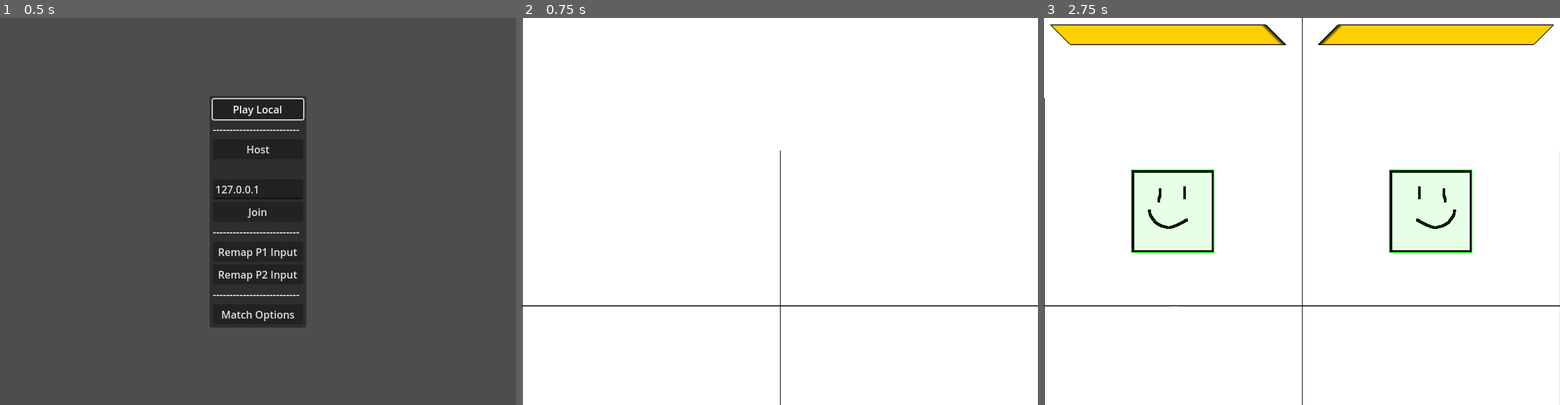
Above: before the commit, frames 1-3 (left to right).
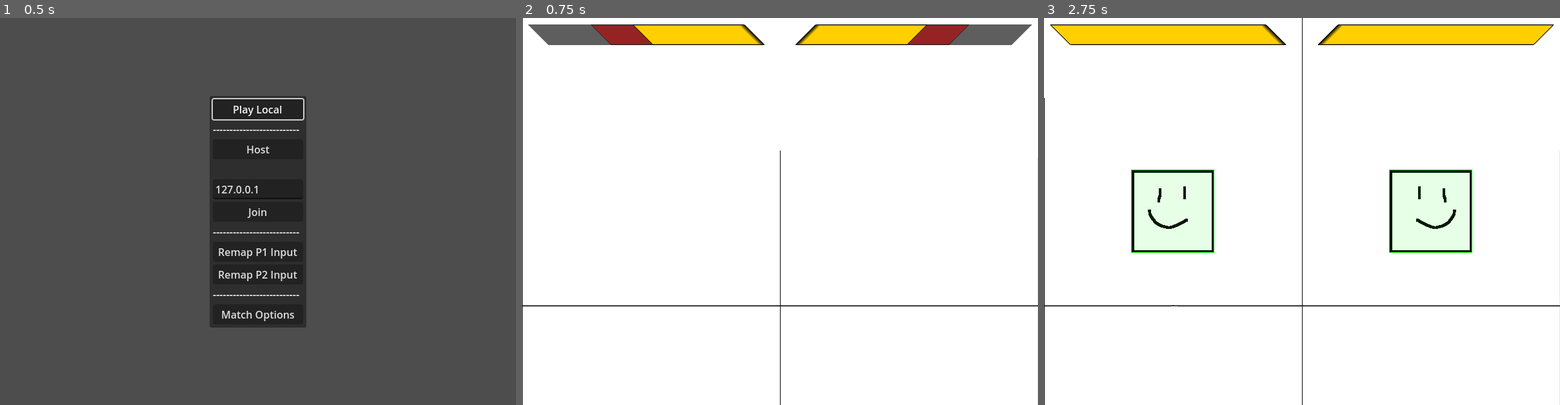
Above: after the commit, the same moments.

Repository: SamBumgardner/spellstrike
Game: Godot game, scene res://network/main.tscn
Two runs of this game, one before a commit and one after it. Both use one fixed random seed, a clock stepped at 60 frames per second and the inputs below.
Inputs (mouse positions are in pixels of both pictures, inside the frame that each line leads up to):
- Up to frame 1 (0.5 s): no input
- Up to frame 2 (0.75 s): click "Play Local" at 0.5 s
- Up to frame 3 (2.75 s): tap Enter at 1.25 s; move the mouse to (1415, 192) at 1.27 s; hold Up 1.28-2 s; click (1415, 192) at 1.42 s; tap Space at 2 s; drag from (1198, 230) to (1276, 288) at 2.02 s

Frame 1 is identical in both runs. In frame 2, 4.5% of the frame differs, in the area x 1-99%, y 1-7%; in frame 3, nothing differs.

Commit message:
create logic-less combo counter

Diff:
--- a/game/TestGameplay.tscn
+++ b/game/TestGameplay.tscn
@@ -1,11 +1,12 @@
-[gd_scene load_steps=10 format=3 uid="uid://bmufwtv6hw8ys"]
+[gd_scene load_steps=11 format=3 uid="uid://bmufwtv6hw8ys"]
 
 [ext_resource type="Script" path="res://TestGameplay.gd" id="1_hel5h"]
 [ext_resource type="PackedScene" uid="uid://dv55emdwbx4m0" path="res://ui/HealthTracker.tscn" id="2_cvjpa"]
-[ext_resource type="Theme" uid="uid://1m0q2nll6ojc" path="res://ui/MatchTheme.tres" id="2_mo6pi"]
+[ext_resource type="Theme" uid="uid://1m0q2nll6ojc" path="res://ui/themes/MatchTheme.tres" id="2_mo6pi"]
 [ext_resource type="Script" path="res://addons/godot-rollback-netcode/NetworkTimer.gd" id="3_7unwa"]
 [ext_resource type="PackedScene" uid="uid://bwc0dw853pipg" path="res://ui/WinTracker.tscn" id="3_nhsyv"]
 [ext_resource type="Script" path="res://ui/match_over.gd" id="3_qj1xu"]
+[ext_resource type="PackedScene" uid="uid://d23c1is7wr3gs" path="res://ui/themes/ComboCounter.tscn" id="6_5bdtu"]
 [ext_resource type="AudioStream" uid="uid://b8l368ifqnna4" path="res://assets/music/battle_bgm.ogg" id="6_nwacf"]
 [ext_resource type="Script" path="res://resolver/CameraControl.gd" id="7_1ckhu"]
 [ext_resource type="Texture2D" uid="uid://c3l0vjui7midg" path="res://assets/art/background.png" id="8_7iqk1"]
@@ -16,7 +17,6 @@
 [node name="UI" type="CanvasLayer" parent="."]
 
 [node name="BattleHUD" type="Control" parent="UI"]
-visible = false
 custom_minimum_size = Vector2(800, 600)
 layout_mode = 3
 anchors_preset = 0
@@ -80,6 +80,20 @@
 horizontal_alignment = 1
 script = ExtResource("3_qj1xu")
 
+[node name="ComboCounter" parent="UI/BattleHUD" instance=ExtResource("6_5bdtu")]
+visible = false
+offset_left = 10.0
+offset_top = 94.0
+offset_right = 10.0
+offset_bottom = 94.0
+
+[node name="ComboCounter2" parent="UI/BattleHUD" instance=ExtResource("6_5bdtu")]
+visible = false
+offset_left = 690.0
+offset_top = 94.0
+offset_right = 690.0
+offset_bottom = 94.0
+
 [node name="ConfirmDefeatTimer" type="Node" parent="."]
 script = ExtResource("3_7unwa")
 one_shot = true
--- a/game/ui/HealthTracker.tscn
+++ b/game/ui/HealthTracker.tscn
@@ -1,8 +1,8 @@
 [gd_scene load_steps=5 format=3 uid="uid://dv55emdwbx4m0"]
 
 [ext_resource type="Script" path="res://ui/HealthTracker.gd" id="1_ccee7"]
-[ext_resource type="Theme" uid="uid://b4550oudr0v52" path="res://ui/HealthTheme.tres" id="2_rl4ad"]
-[ext_resource type="Theme" uid="uid://cnejelfj3q0pl" path="res://ui/HealthFollowTheme.tres" id="3_jgjos"]
+[ext_resource type="Theme" uid="uid://b4550oudr0v52" path="res://ui/themes/HealthTheme.tres" id="2_rl4ad"]
+[ext_resource type="Theme" uid="uid://cnejelfj3q0pl" path="res://ui/themes/HealthFollowTheme.tres" id="3_jgjos"]
 [ext_resource type="Script" path="res://addons/godot-rollback-netcode/NetworkTimer.gd" id="4_1s0li"]
 
 [node name="HealthTracker" type="MarginContainer"]
--- /dev/null
+++ b/game/ui/themes/ComboCounter.tscn
@@ -0,0 +1,35 @@
+[gd_scene format=3 uid="uid://d23c1is7wr3gs"]
+
+[node name="ComboCounter" type="Control"]
+layout_mode = 3
+anchors_preset = 0
+
+[node name="Label3" type="Label" parent="."]
+layout_mode = 0
+offset_left = 10.3299
+offset_top = 6.0
+offset_right = 70.3299
+offset_bottom = 29.0
+text = "Combo!"
+
+[node name="Label" type="Label" parent="."]
+layout_mode = 1
+anchors_preset = -1
+offset_left = 0.329948
+offset_top = 18.0
+offset_right = 55.3299
+offset_bottom = 85.0
+grow_horizontal = 2
+grow_vertical = 2
+rotation = -6.42281
+pivot_offset = Vector2(27, 33)
+theme_override_font_sizes/font_size = 48
+text = "10"
+
+[node name="Label2" type="Label" parent="."]
+layout_mode = 0
+offset_left = 59.3299
+offset_top = 49.0
+offset_right = 99.3299
+offset_bottom = 72.0
+text = "Hit"
Renamed: game/ui/HealthFollowTheme.tres -> game/ui/themes/HealthFollowTheme.tres
Renamed: game/ui/HealthTheme.tres -> game/ui/themes/HealthTheme.tres
Renamed: game/ui/MatchTheme.tres -> game/ui/themes/MatchTheme.tres
